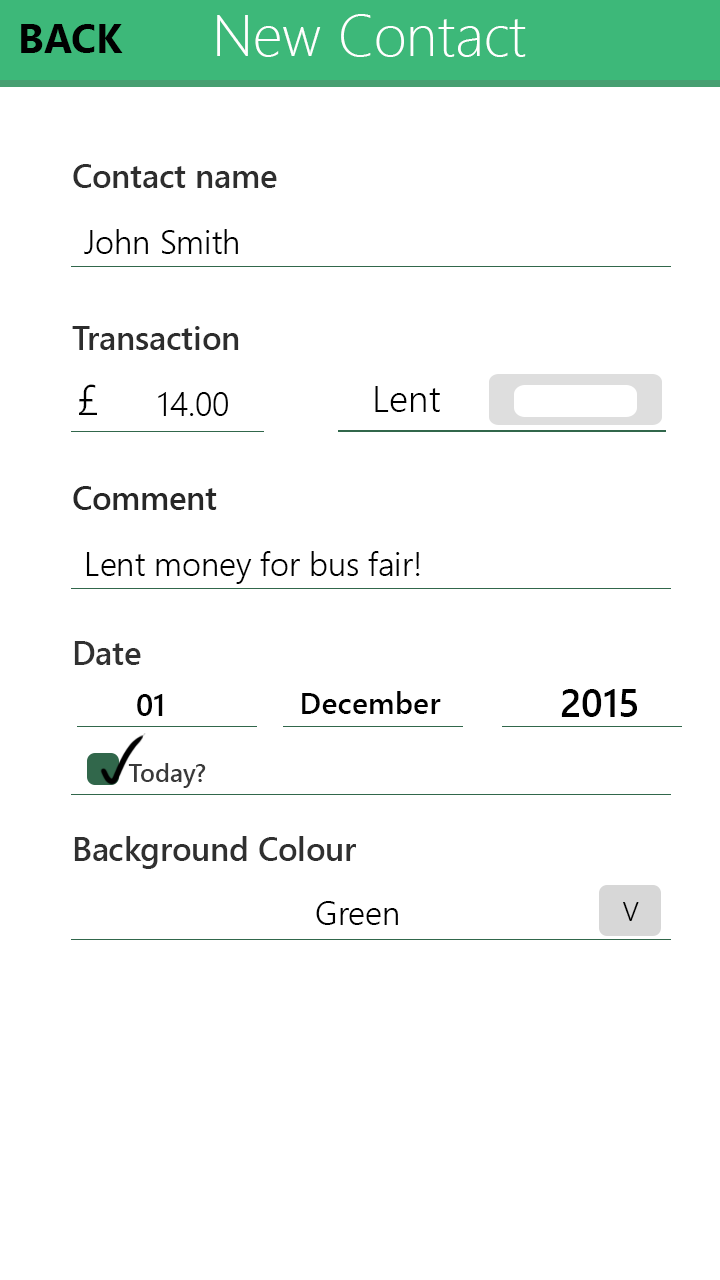
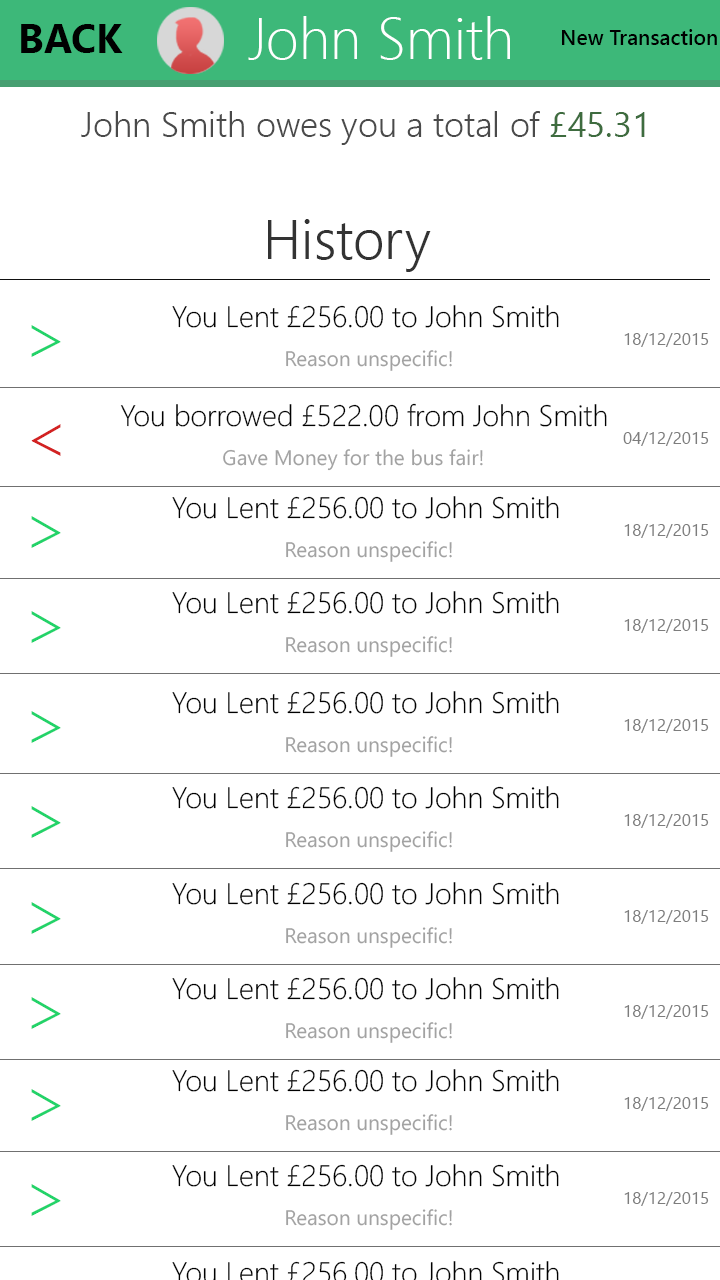
Comparing the layer stacks of the two 720×1280 images. Changes:
removed group "Group 2 copy" (6 layers) over box(71, 836, 671, 940)
removed layer "Background Colour" from group "Group 2 copy" over box(74, 836, 356, 869)
removed group "Group 2" (10 layers) over box(71, 326, 666, 432)
removed group "Group 1 copy 2" (13 layers) over box(71, 641, 682, 795)
added layer "John Smith owes you a total of £45.31" above "Layer 9" over box(81, 111, 645, 145)
added group "Payment Thing copy 13" with 6 layers above "Payment Thing copy 12" over box(0, 1164, 720, 1247)
added group "Payment Thing copy 12" with 6 layers above "Payment Thing copy 7" over box(0, 1069, 720, 1152)
added group "Payment Thing copy 7" with 6 layers above "Payment Thing copy 11" over box(0, 977, 720, 1060)
added group "Payment Thing copy 11" with 6 layers above "Payment Thing copy 6" over box(0, 786, 720, 869)
added group "Payment Thing copy 6" with 6 layers above "Payment Thing copy 5" over box(0, 882, 720, 965)
added group "Payment Thing copy 5" with 6 layers above "Payment Thing copy 10" over box(0, 691, 720, 774)
added group "Payment Thing copy 10" with 6 layers above "Payment Thing copy 9" over box(0, 591, 720, 674)
added group "Payment Thing copy 9" with 6 layers above "Payment Thing copy 8" over box(0, 496, 720, 579)
added group "Payment Thing copy 8" with 6 layers above "Payment Thing copy 4" over box(0, 305, 720, 388)
added group "Payment Thing copy" with 6 layers above "Layer 5" over box(0, 403, 720, 487)
added layer "You borrowed £522.00 from John Smith" in group "Payment Thing copy" over box(120, 403, 607, 427)
removed group "Group 1 copy" (5 layers) over box(71, 486, 671, 589)
removed layer "Lent money for bus fair!" from group "Group 1 copy" over box(86, 551, 420, 584)
removed group "Group 1" (5 layers) over box(71, 164, 671, 267)
renamed "New Contact" to "John Smith", painted on it over box(217, 14, 526, 60)
…and 85 more changes (56 added, 1 painted, 28 removed, 1 stack)
